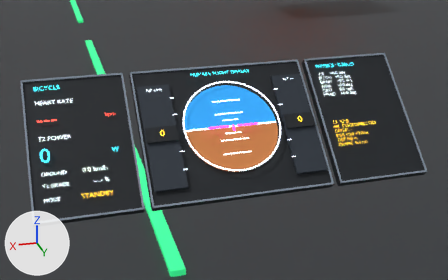
What one commit did to the Blender file Arrietty-UP.blend.
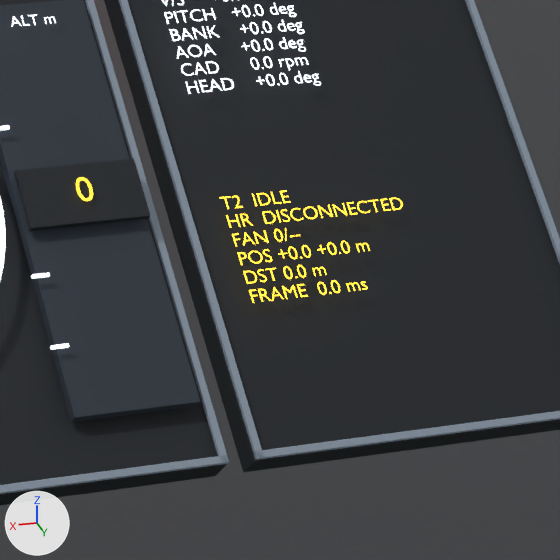
Each version is shown from a camera (50 mm lens) standing at (0.464, 0.239, 1.617) and looking at (0.006, -1.342, 0.955), then close up on the part from 62% to 92% of the width and 26% to 74% of the height. Lighting does not change. The marker at lower left points along +X, +Y and +Z. The first two pictures are the older version.

The first close-up shows 'Instrument_AltitudeTape', 'Instrument_AltitudeWindow', 'Instrument_DebugText', 'Instrument_Frame_+0.000_1', 'Instrument_Frame_+0.000_2', 'Instrument_Frame_-0.405_1', 'Instrument_Frame_-0.405_2', 'Instrument_Frame_-0.405_3', 'Instrument_PhysicsText', 'Instrument_Section_+0.000', 'Instrument_Section_-0.405', 'SecretWorldRideSurface' and 6 more.
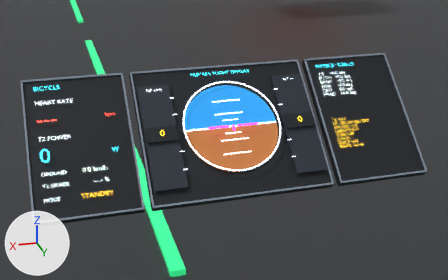
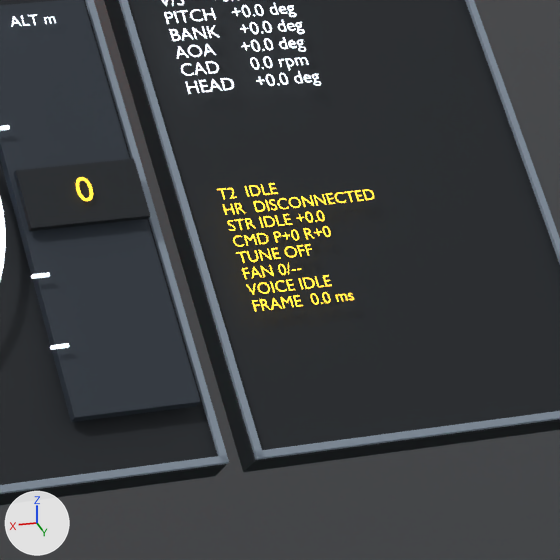
Edits to the scene script, one JSON object a line:
```json
{"op": "set", "path": "txt_instrument_debugtext_font.body", "old": "'T2  IDLE\\nHR  DISCONNECTED\\nFAN 0/--\\nPOS +0.0 +0.0 m\\nDST 0.0 m\\nFRAME  0.0 ms'", "new": "'T2  IDLE\\nHR  DISCONNECTED\\nSTR IDLE +0.0\\nCMD P+0 R+0\\nTUNE OFF\\nFAN 0/--\\nVOICE IDLE\\nFRAME  0.0 ms'"}
{"op": "set", "path": "txt_instrument_debugtext_font.size", "old": "0.014", "new": "0.012"}
```

Location of each change, (x1, y1, x2, y2) in pixels of the close-ups (560 x 560 px):
```json
{"object": "Instrument_DebugText", "change": "text changed", "before": [219, 190, 403, 303], "after": [217, 183, 374, 312]}
```
